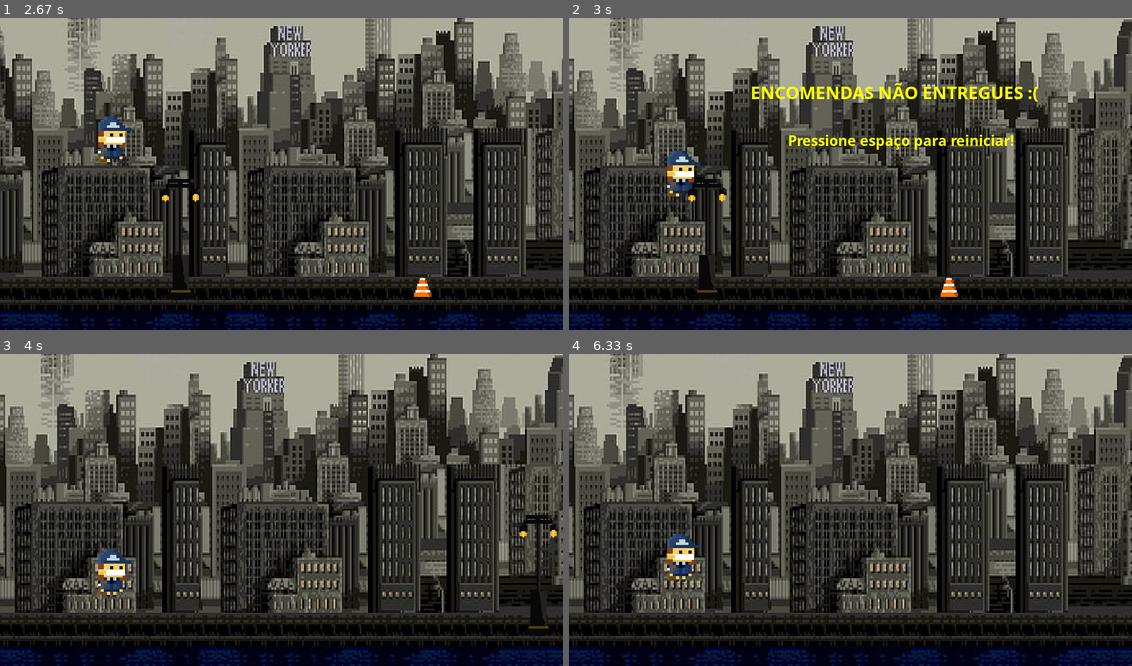
Above: before the commit, frames 1-4 (two rows, left to right).
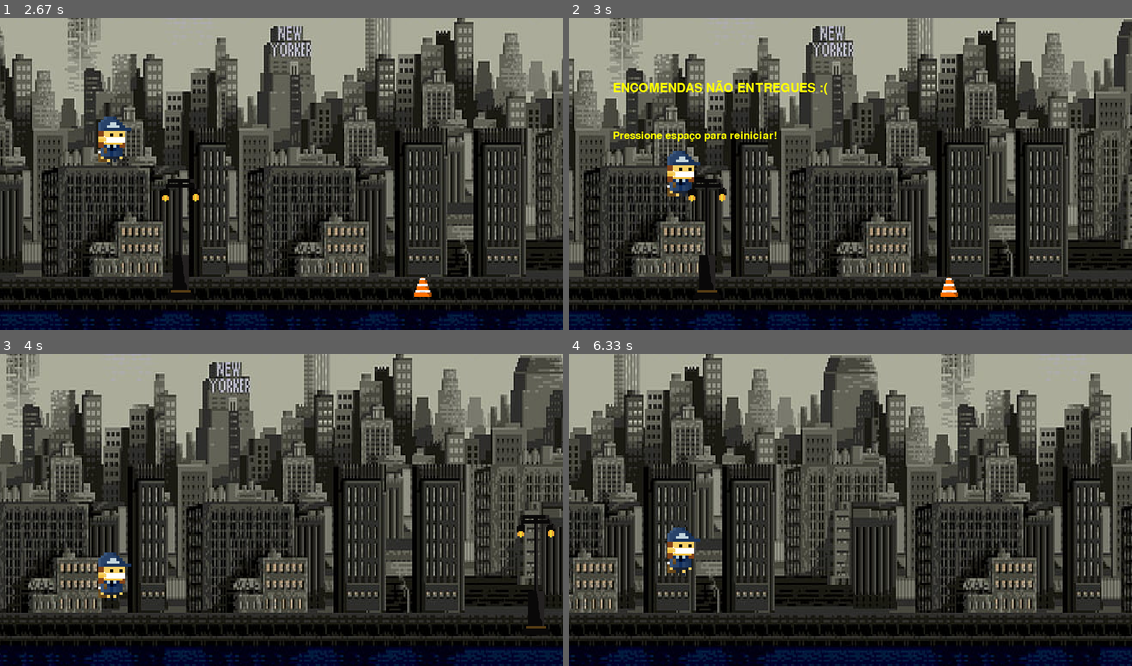
Above: after the commit, the same moments.

Repository: AndreBBM/Projeto-PyGame
Game: pygame game, started from Jogo.py
Same seed, same stepped clock (60 frames per second), same inputs: the game is played once before the commit and once after it.
Inputs:
- Up to frame 1 (2.67 s): hold Up 0.33-0.8 s; hold Up 1.23-1.53 s; hold Up from 2.3 s (still down)
- Up to frame 2 (3 s): release Up at 2.67 s
- Up to frame 3 (4 s): tap Space at 3.77 s
- Up to frame 4 (6.33 s): hold Up 4.5-4.8 s; hold Up 5.57-5.93 s; tap Space at 6.3 s

Frame 1 is identical in both runs. In frame 2, 2.7% of the frame differs, in the area x 7-84%, y 20-43%; in frame 3, 55%; in frame 4, 55%, in the area x 0-100%, y 0-100%.

Commit message:
Agora o jogo reinicia corretamente ao apertar espaço

Diff:
--- a/Jogo.py
+++ b/Jogo.py
@@ -7,6 +7,7 @@
 
 import pygame
 import random
+import os
 
 pygame.init()
 
@@ -17,7 +18,7 @@
 
 # Exibir mensagens:
 def mensagem(msg, tamanho, cor):
-    fonte = pygame.font.SysFont("comicsansms", tamanho, True, False)  # Penultimo:Negrito Último:Italico
+    fonte = pygame.font.Font('font/PressStart2P.ttf', tamanho)
     mensagem = f"{msg}"  # F--F string--- Mesma coisa que .format
     texto_formatado = fonte.render(mensagem, True, cor)  # Textocerrilhado- Segundo
     return texto_formatado
@@ -61,12 +62,15 @@
 
 # Reiniciar
 def reiniciar_jogo():
-    velocidade_tela = 2.4
-    colisoes = False
-    obstaculo = None
     todas_as_sprites.empty()
     todas_as_sprites.add(carteiro_andando)
     grupo_obstaculo.empty()
+    global velocidade_tela
+    velocidade_tela = 2.4
+    global colisoes
+    colisoes.clear()
+    global obstaculo
+    obstaculo = None
 
 
 # Loop Principal!
@@ -88,7 +92,6 @@
                     carteiro_andando.pula()
             if event.key == K_SPACE and len(colisoes) > 0:
                 reiniciar_jogo()
-                obstaculo = None
 
     # Velocidade com que o fundo se mexe
     bg_e -= velocidade_tela
@@ -100,8 +103,6 @@
 
     if bg_d < background.get_width() * -1:
         bg_d = background.get_width()
-
-    print(len(colisoes))
 
     if obstaculo == None or obstaculo.rect.x < (largura - 400):
         opcao = random.randint(1, 2)
@@ -129,9 +130,9 @@
     if len(colisoes) > 0:
         velocidade_tela = 0
         cabou = mensagem("ENCOMENDAS NÃO ENTREGUES :(", 30, (255, 255, 0))
-        tela.blit(cabou, (290, 100))
+        tela.blit(cabou, (70, 100))
         restart = mensagem("Pressione espaço para reiniciar!", 25, (255, 255, 0))
-        tela.blit(restart, (350, 180))
+        tela.blit(restart, (70, 180))
 
     else:
         todas_as_sprites.update()
